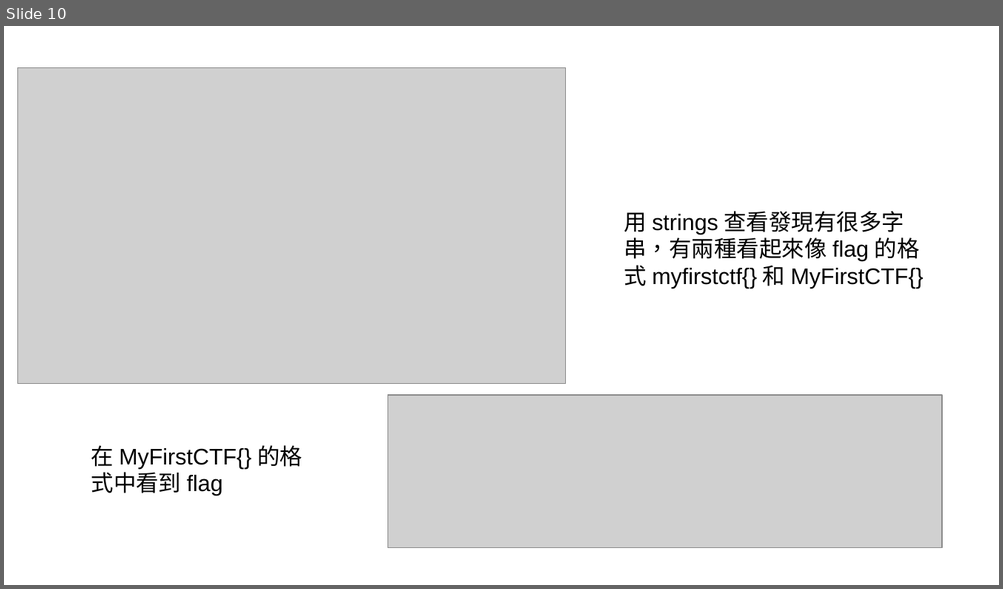
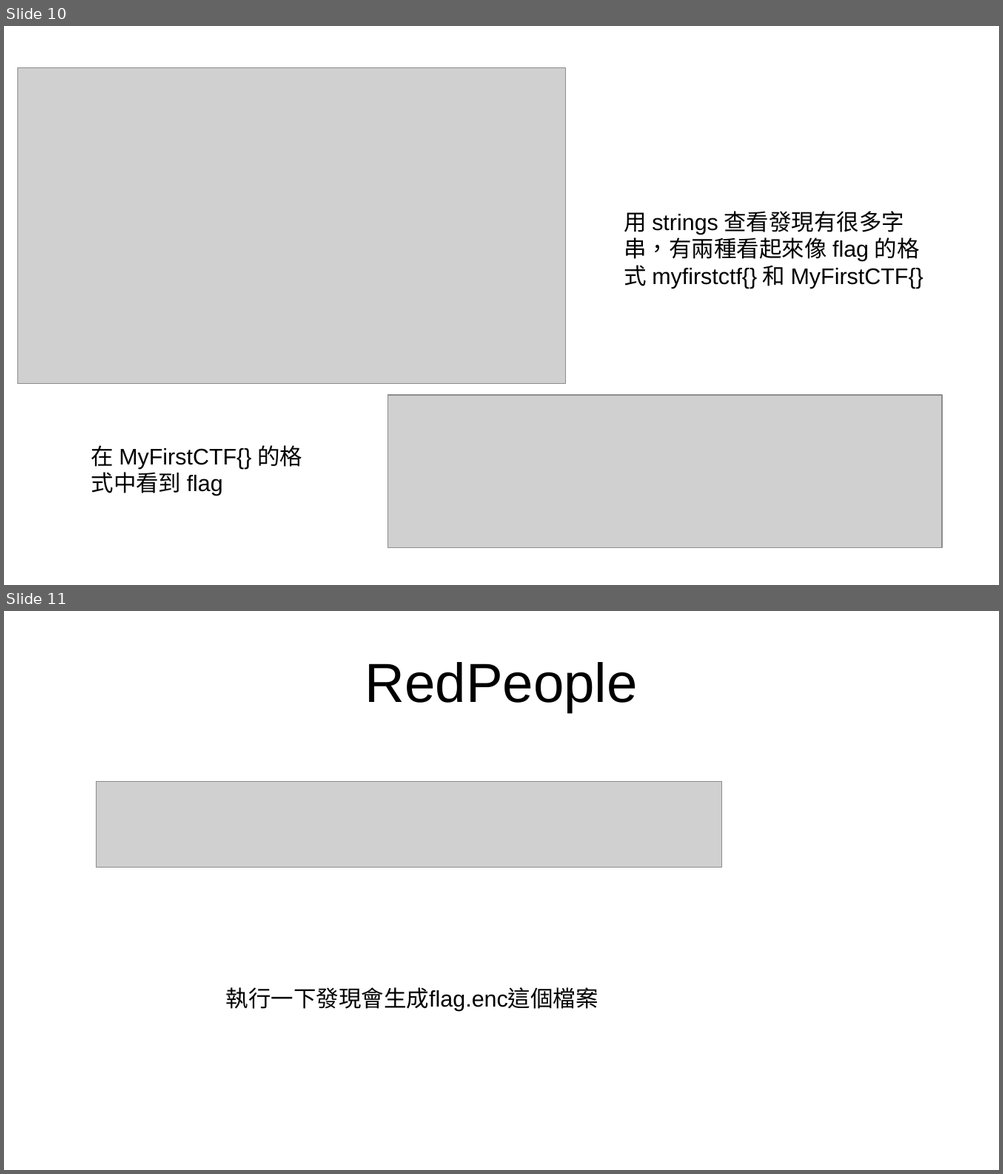
Before and after one commit to gardra/atdf, a slide deck: Lab2/writeup.odp. Shown one above the other, each under a label of ours: slide 10 before the commit, slides 10 and 11 after it. The pictures are 1003x589 and 1003x1174 pixels, drawn with LibreOffice and Linux fonts; fonts in the diff are those of the drawing; grey boxes stand for pictures. Boxes give left, top, right and bottom in pixels: in the first picture for what was removed or moved away, otherwise in the second. Text is boxed around its words. In the diff, an @@ line names an element or a change of style, - is before the commit and + after.

Commit message:
add RedPeople

```diff
--- a/Lab2/writeup.odp
+++ b/Lab2/writeup.odp
@@ slide 11 added at (4, 611, 999, 1170), background #FFFFFF @@
@@ title added at (364, 662, 637, 712), 44 pt, text #000000 @@
+RedPeople
@@ picture added at (96, 782, 722, 867) @@
@@ text added at (226, 988, 598, 1012), 18 pt, text #000000 @@
+執行一下發現會生成flag.enc這個檔案
```
Also in this commit, not shown: 4 other slides added, 4 other files.
